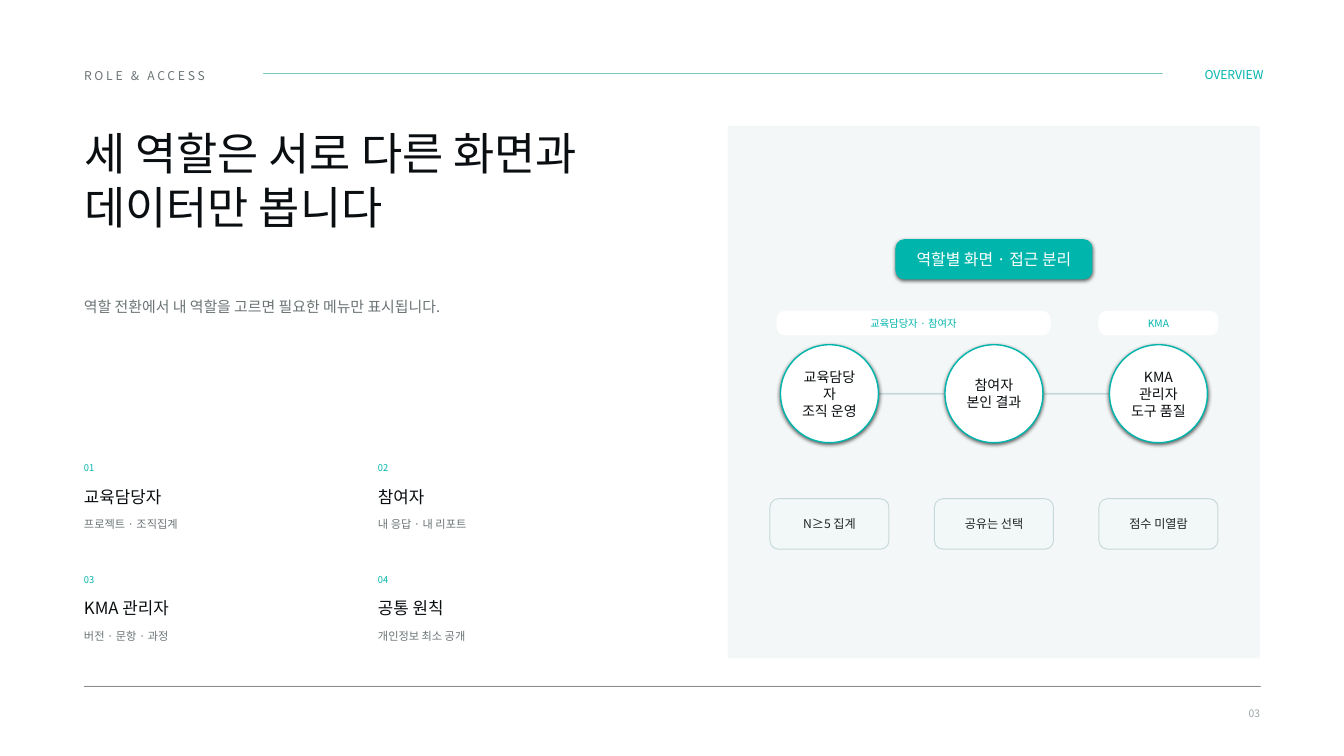
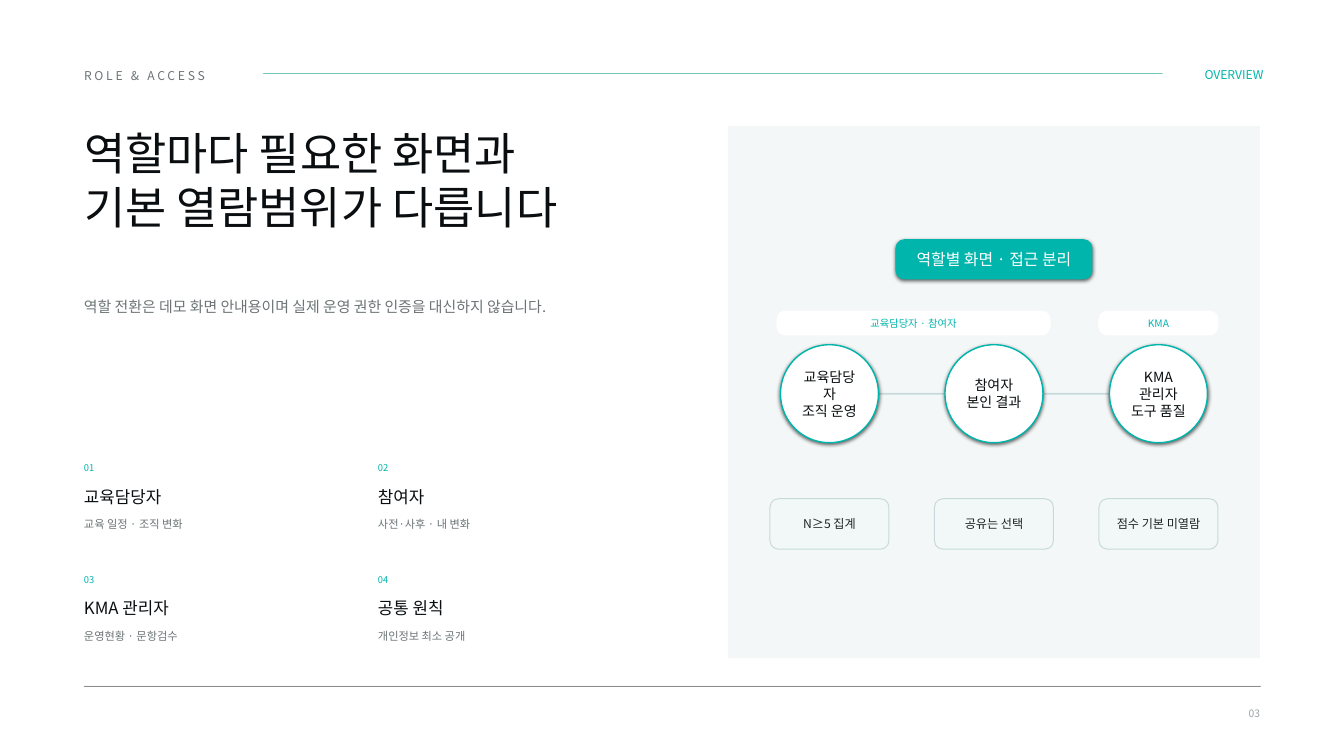
Before and after one commit to skytree96-cmyk/KMA_TAB_v2, a slide deck: slide 3 of docs/TAP_빠른사용가이드_v3.pptx. Drawn at 1344x756 pixels with LibreOffice and Linux fonts; fonts in the diff are those of the drawing; grey boxes stand for pictures. Boxes give left, top, right and bottom in pixels: in the first picture for what was removed or moved away, otherwise in the second. Text is boxed around its words. In the diff, an @@ line names an element or a change of style, - is before the commit and + after.

```diff
--- a/docs/TAP_빠른사용가이드_v3.pptx
+++ b/docs/TAP_빠른사용가이드_v3.pptx
@@ text at [84,132,557,228]: text changed @@
-세 역할은 서로 다른 화면과
-데이터만 봅니다
+역할마다 필요한 화면과
+기본 열람범위가 다릅니다
@@ text at [84,299,546,313]: text changed @@
-역할 전환에서 내 역할을 고르면 필요한 메뉴만 표시됩니다.
+역할 전환은 데모 화면 안내용이며 실제 운영 권한 인증을 대신하지 않습니다.
@@ text at [84,519,183,529]: text changed @@
-프로젝트 · 조직집계
+교육 일정 · 조직 변화
@@ text at [378,519,471,529]: text changed @@
-내 응답 · 내 리포트
+사전·사후 · 내 변화
@@ text in rounded rectangle at [1117,518,1200,529]: text changed @@
-점수 미열람
+점수 기본 미열람
@@ text at [84,630,177,641]: text changed @@
-버전 · 문항 · 과정
+운영현황 · 문항검수
```
Also in this commit, not shown: 11 other slides changed, 25 other files.
